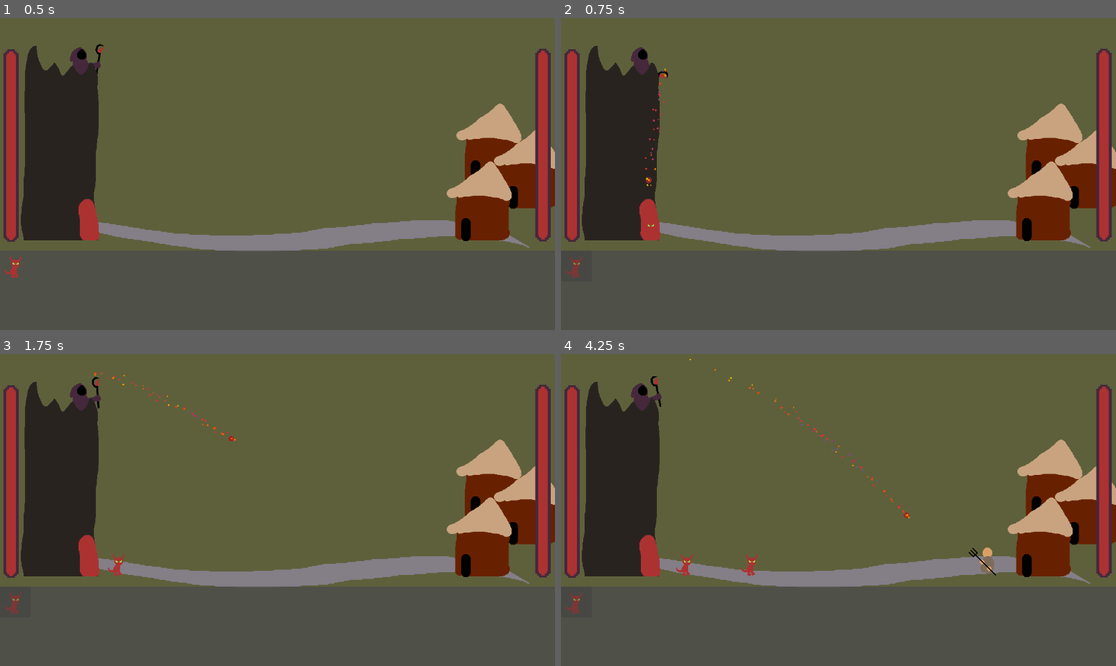
Above: before the commit, frames 1-4 (two rows, left to right).
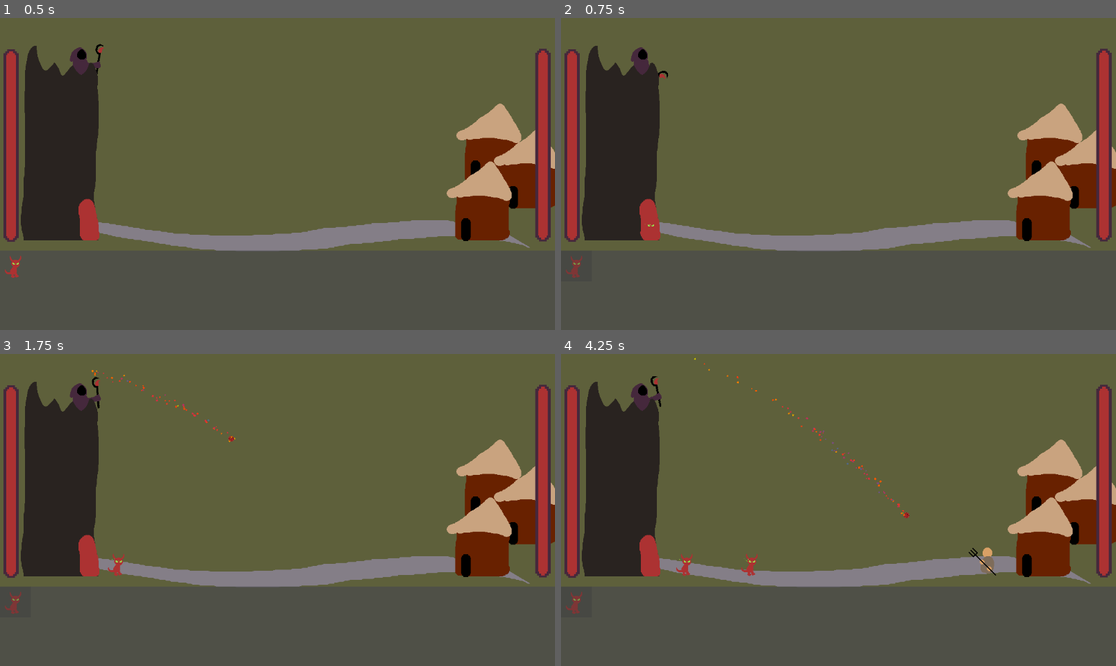
Above: after the commit, the same moments.

Repository: quinnrdavis/LD55
Game: Godot game, scene res://level.tscn
Same seed, same stepped clock (60 frames per second), same inputs: the game is played once before the commit and once after it.
Inputs (mouse positions are in pixels of both pictures, inside the frame that each line leads up to):
- Up to frame 1 (0.5 s): no input
- Up to frame 2 (0.75 s): click (577, 264) at 0.5 s
- Up to frame 3 (1.75 s): move the mouse to (399, 494) at 1.27 s; click (399, 494) at 1.42 s
- Up to frame 4 (4.25 s): move the mouse to (727, 525) at 2.02 s; click (727, 525) at 2.17 s; click (577, 600) at 2.75 s; move the mouse to (894, 441) at 3.52 s; click (894, 441) at 3.67 s

Frame 1 is identical in both runs. In frame 2, less than 0.1% of the frame differs, in the area x 15-20%, y 16-67%; in frame 3, less than 0.1%; in frame 4, 0.2%, in the area x 21-63%, y 1-67%.

Commit message:
Some polish

Diff:
--- a/Enemies.gd
+++ b/Enemies.gd
@@ -1,6 +1,6 @@
 extends Node2D
 
-@export var VILLAGE_HEALTH = 50
+@export var VILLAGE_HEALTH = 25
 
 var health
 
@@ -13,6 +13,10 @@
 	village_health_bar.max_value = VILLAGE_HEALTH
 	village_health_bar.value = health
 
+func take_damage(damage):
+	health -= damage
+	village_health_bar.value = health
+
 func _on_timer_timeout():
 	var forkInstance = forkvillager.instantiate()
 	add_child(forkInstance)
--- a/Minions.gd
+++ b/Minions.gd
@@ -1,6 +1,6 @@
 extends Node2D
 
-@export var TOWER_HEALTH = 50
+@export var TOWER_HEALTH = 40
 
 var health
 var imp_ready = true
@@ -29,5 +29,9 @@
 		add_child(impInstance)
 		impInstance.global_position = spawnPoint.global_position
 
+func take_damage(damage):
+	health -= damage
+	tower_health_bar.value = health
+
 func _on_imp_timer_timeout():
 	imp_ready = true
--- a/Wand.gd
+++ b/Wand.gd
@@ -16,13 +16,14 @@
 
 func launch_fireball():
 	if fireball_ready:
-		fireball_ready = false
-		fireball_timer.start()
-		var instance = fireball.instantiate()
-		get_parent().add_child(instance)
-		instance.global_position = spawn_point.global_position
-		var initial_velocity = Vector2(1, 0).rotated(rotation - deg_to_rad(10)) * FIREBALL_SPEED
-		instance.linear_velocity = initial_velocity
+		if get_global_mouse_position().y < 483:
+			fireball_ready = false
+			fireball_timer.start()
+			var instance = fireball.instantiate()
+			get_parent().add_child(instance)
+			instance.global_position = spawn_point.global_position
+			var initial_velocity = Vector2(1, 0).rotated(rotation - deg_to_rad(10)) * FIREBALL_SPEED
+			instance.linear_velocity = initial_velocity
 
 func _on_fireball_timer_timeout():
 	fireball_ready = true
--- a/character.gd
+++ b/character.gd
@@ -36,4 +36,7 @@
 
 	await animation_player.animation_finished
 	if is_instance_valid(area) && is_instance_valid(parent):
-		area.get_parent().get_child(0).take_damage(DAMAGE)
+		if area.get_parent().name.contains("Minions") or area.get_parent().name.contains("Enemies"):
+			area.get_parent().take_damage(DAMAGE)
+		else:
+			area.get_parent().get_child(0).take_damage(DAMAGE)
--- a/hitbox.tscn
+++ b/hitbox.tscn
@@ -1,7 +1,7 @@
 [gd_scene load_steps=2 format=3 uid="uid://bhokh1qtmxl3s"]
 
 [sub_resource type="RectangleShape2D" id="RectangleShape2D_j4mbg"]
-size = Vector2(49, 20)
+size = Vector2(53, 20)
 
 [node name="Hitbox" type="Area2D"]
 
--- a/imp.tscn
+++ b/imp.tscn
@@ -84,8 +84,13 @@
 [sub_resource type="RectangleShape2D" id="RectangleShape2D_hypcl"]
 size = Vector2(9, 46)
 
+[sub_resource type="Curve" id="Curve_ardme"]
+min_value = -1.0
+_data = [Vector2(0, 1), 0.0, -6.58142, 0, 0, Vector2(1, 1), 6.98555, 0.0, 0, 0]
+point_count = 2
+
 [node name="Imp" type="CharacterBody2D"]
-collision_mask = 21
+collision_mask = 149
 
 [node name="CharacterComponent" parent="." instance=ExtResource("1_ecbnx")]
 
@@ -105,7 +110,7 @@
 [node name="Hitbox" type="Area2D" parent="."]
 position = Vector2(13, 8)
 collision_layer = 2
-collision_mask = 4
+collision_mask = 132
 
 [node name="CollisionShape2D" type="CollisionShape2D" parent="Hitbox"]
 shape = SubResource("RectangleShape2D_ifbs3")
@@ -117,4 +122,30 @@
 position = Vector2(8.5, 16)
 shape = SubResource("RectangleShape2D_hypcl")
 
+[node name="CPUParticles2D" type="CPUParticles2D" parent="."]
+position = Vector2(-4, 8)
+lifetime = 0.25
+lifetime_randomness = 0.46
+emission_shape = 3
+emission_rect_extents = Vector2(2, 1)
+gravity = Vector2(0, -200)
+scale_amount_min = 0.1
+color = Color(0.6, 0.898039, 0.313726, 1)
+hue_variation_min = -1.0
+hue_variation_max = 1.0
+hue_variation_curve = SubResource("Curve_ardme")
+
+[node name="CPUParticles2D2" type="CPUParticles2D" parent="."]
+position = Vector2(5, 9)
+lifetime = 0.25
+lifetime_randomness = 0.46
+emission_shape = 3
+emission_rect_extents = Vector2(2, 1)
+gravity = Vector2(0, -200)
+scale_amount_min = 0.1
+color = Color(0.6, 0.898039, 0.313726, 1)
+hue_variation_min = -1.0
+hue_variation_max = 1.0
+hue_variation_curve = SubResource("Curve_ardme")
+
 [connection signal="area_entered" from="Hitbox" to="CharacterComponent" method="_on_hitbox_area_entered"]
--- a/level.tscn
+++ b/level.tscn
@@ -12,6 +12,18 @@
 [ext_resource type="Texture2D" uid="uid://c1d5i3ihfupvk" path="res://sprites/basehealthbarunder.png" id="7_luyvq"]
 [ext_resource type="Texture2D" uid="uid://8rm3yf2fu330" path="res://sprites/basehealthbarprogress.png" id="8_2t4cj"]
 [ext_resource type="Texture2D" uid="uid://b5q72s2fyyr82" path="res://sprites/imp_disabled.png" id="8_qj0y5"]
+
+[sub_resource type="RectangleShape2D" id="RectangleShape2D_6wxlh"]
+size = Vector2(20, 96)
+
+[sub_resource type="RectangleShape2D" id="RectangleShape2D_aj5p2"]
+size = Vector2(20, 97)
+
+[sub_resource type="RectangleShape2D" id="RectangleShape2D_mubbm"]
+size = Vector2(20, 96)
+
+[sub_resource type="RectangleShape2D" id="RectangleShape2D_wnx38"]
+size = Vector2(20, 96)
 
 [sub_resource type="RectangleShape2D" id="RectangleShape2D_nmlgu"]
 size = Vector2(1149, 20)
@@ -44,6 +56,22 @@
 
 [node name="Minions" type="Node2D" parent="."]
 script = ExtResource("2_ksj2c")
+
+[node name="Area2D" type="Area2D" parent="Minions"]
+position = Vector2(195, 414)
+collision_layer = 64
+collision_mask = 0
+
+[node name="CollisionShape2D" type="CollisionShape2D" parent="Minions/Area2D"]
+shape = SubResource("RectangleShape2D_6wxlh")
+
+[node name="StaticBody2D" type="StaticBody2D" parent="Minions"]
+position = Vector2(195, 414)
+collision_layer = 64
+collision_mask = 0
+
+[node name="CollisionShape2D" type="CollisionShape2D" parent="Minions/StaticBody2D"]
+shape = SubResource("RectangleShape2D_aj5p2")
 
 [node name="SpawnPoint" type="Node2D" parent="Minions"]
 position = Vector2(175, 422)
@@ -92,6 +120,22 @@
 fill_mode = 3
 texture_under = ExtResource("7_luyvq")
 texture_progress = ExtResource("8_2t4cj")
+
+[node name="Area2D" type="Area2D" parent="Enemies"]
+position = Vector2(955, 410)
+collision_layer = 128
+collision_mask = 0
+
+[node name="CollisionShape2D" type="CollisionShape2D" parent="Enemies/Area2D"]
+shape = SubResource("RectangleShape2D_mubbm")
+
+[node name="StaticBody2D" type="StaticBody2D" parent="Enemies"]
+position = Vector2(955, 410)
+collision_layer = 128
+collision_mask = 0
+
+[node name="CollisionShape2D" type="CollisionShape2D" parent="Enemies/StaticBody2D"]
+shape = SubResource("RectangleShape2D_wnx38")
 
 [node name="Hut3" type="Sprite2D" parent="."]
 position = Vector2(994, 381)
--- a/pitchfork_villager.tscn
+++ b/pitchfork_villager.tscn
@@ -4,7 +4,7 @@
 [ext_resource type="PackedScene" uid="uid://bkl7k3q7mbgeu" path="res://character_component.tscn" id="1_phv4s"]
 
 [sub_resource type="RectangleShape2D" id="RectangleShape2D_uxq0g"]
-size = Vector2(33, 54)
+size = Vector2(28, 54)
 
 [sub_resource type="Animation" id="Animation_hg1y4"]
 resource_name = "Attack"
@@ -79,14 +79,14 @@
 }
 
 [sub_resource type="RectangleShape2D" id="RectangleShape2D_j4mbg"]
-size = Vector2(49, 20)
+size = Vector2(53, 20)
 
 [sub_resource type="RectangleShape2D" id="RectangleShape2D_dymli"]
 size = Vector2(12, 54)
 
 [node name="PitchforkVillager" type="CharacterBody2D"]
 collision_layer = 4
-collision_mask = 21
+collision_mask = 85
 
 [node name="CharacterComponent" parent="." instance=ExtResource("1_phv4s")]
 SPEED = -1
@@ -95,7 +95,7 @@
 texture = ExtResource("1_ojsfp")
 
 [node name="CollisionShape2D" type="CollisionShape2D" parent="."]
-position = Vector2(6.5, 9)
+position = Vector2(4, 9)
 shape = SubResource("RectangleShape2D_uxq0g")
 
 [node name="AnimationPlayer" type="AnimationPlayer" parent="."]
@@ -105,15 +105,15 @@
 
 [node name="Hitbox" type="Area2D" parent="."]
 collision_layer = 8
-collision_mask = 49
+collision_mask = 65
 
 [node name="CollisionShape2D" type="CollisionShape2D" parent="Hitbox"]
-position = Vector2(-14.5, 0)
+position = Vector2(-16.5, 0)
 shape = SubResource("RectangleShape2D_j4mbg")
 
 [node name="Hurtbox" type="Area2D" parent="."]
 collision_layer = 4
-collision_mask = 48
+collision_mask = 0
 
 [node name="CollisionShape2D" type="CollisionShape2D" parent="Hurtbox"]
 position = Vector2(-4, 9)
--- a/project.godot
+++ b/project.godot
@@ -21,6 +21,10 @@
 2d_physics/layer_2="minion hitboxes"
 2d_physics/layer_3="villagers"
 2d_physics/layer_4="villager hitboxes"
+2d_physics/layer_5="ground"
+2d_physics/layer_6="fireballs"
+2d_physics/layer_7="tower"
+2d_physics/layer_8="village"
 
 [rendering]
 
Not shown: 1 places in imp.tscn that only renumber resources
Not shown: 1 places in level.tscn that only renumber resources
